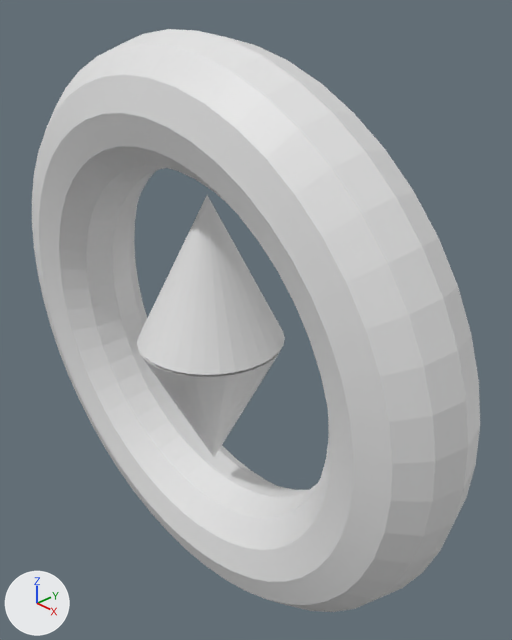
Renders of the Blender file platforms/browser/www/models/compass.blend from each side of a commit.
The view is the same before and after, from a 50 mm camera at (4.72, -3.85, 3.2) aimed at (0.23, 0.37, 0.18). Arrows for +X, +Y and +Z are at lower left; the lights stay in place.
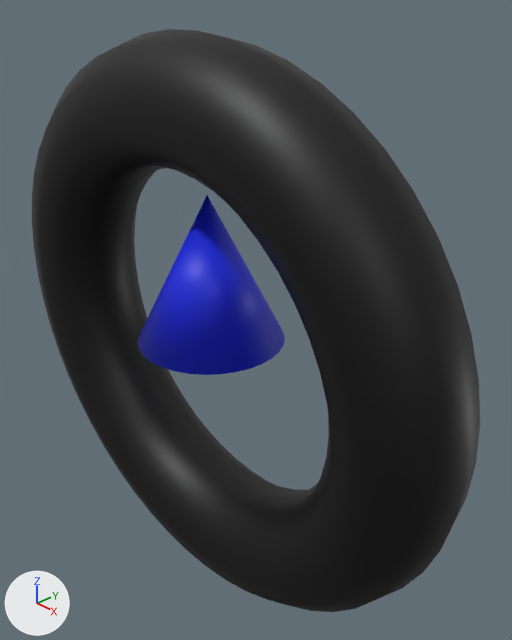
Commit message: modify compass models

What differs and where, as boxes (x1, y1, x2, y2) in the pictures (512 x 640 px):
'Torus', recoloured, shading changed (grey to black): (32, 29, 480, 612) in both
'Cone.001', recoloured, shading changed (grey to blue): (137, 195, 285, 375) in both
'Cone', deleted: before (137, 340, 282, 457)

What the commit changed:
Material 'Material.001' (mat_material_001) is new.
Its base color is (0.00653, 0.0199, 0.8) (blue #1327e7).
Material 'Material.002' (mat_material_002) is new.
Its base color is (0.0, 0.0, 0.0) (black #000000).
me_torus has 576 vertices, 576 faces and spans x -1.25..1.25, y -1.25..1.25, z -0.25..0.25.
me_torus is used by ob_torus; location (0.0, 0.0, 0.0); rotation (4.806, 0.96, 0.0771), in degrees (275, 55, 4.4); scale (-2.24, -2.24, -2.24).
me_torus part 1: all faces are now shaded smooth (576 of 576 changed).
me_torus now uses material mat_material_002 (black #000000).
me_cone_001 has 33 vertices, 33 faces and spans x -1.0..1.0, y -1.0..1.0, z -1.0..1.0.
me_cone_001 is used by ob_cone_001; location (0.0, 0.0, 0.73); scale (0.706, 0.706, 0.706).
me_cone_001 part 2: all faces are now shaded smooth (33 of 33 changed).
me_cone_001 now uses material mat_material_001 (blue #1327e7).
Object 'Cone' (ob_cone) is deleted.
